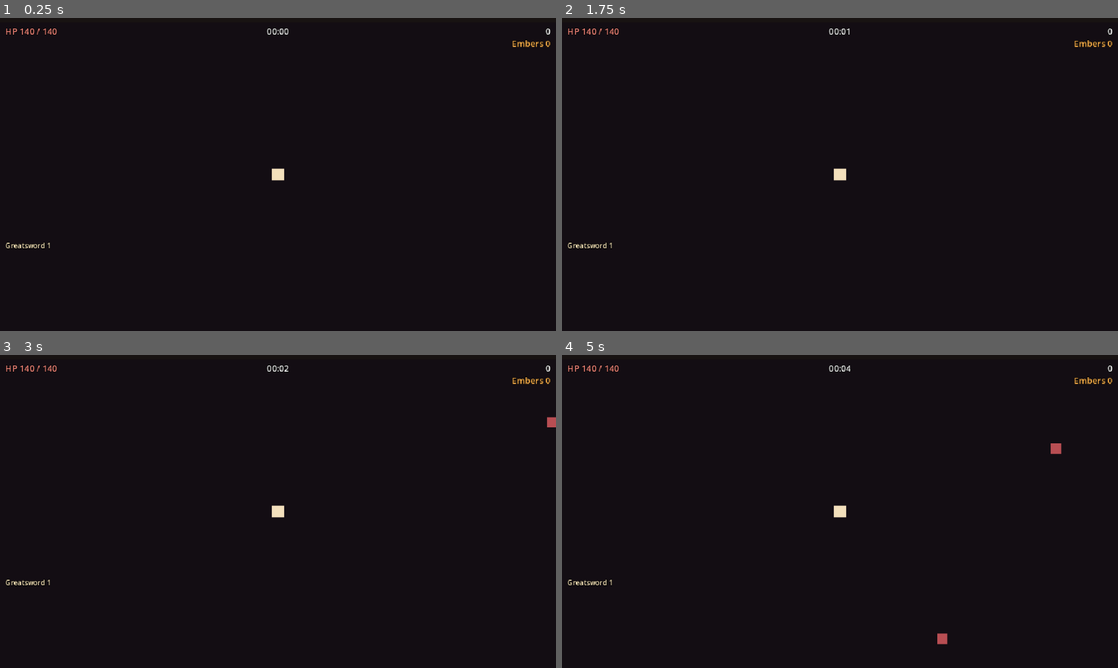
Above: before the commit, frames 1-4 (two rows, left to right).
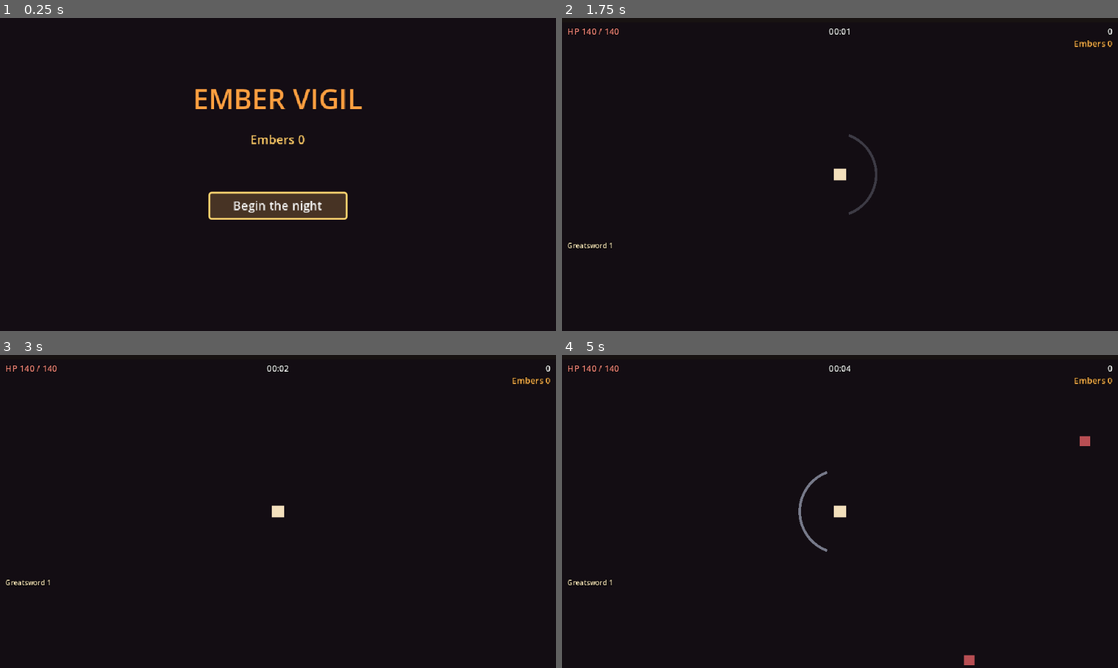
Above: after the commit, the same moments.

Repository: S09Z/ember-vigil-games
Game: Godot game, scene res://main.tscn
The game is run twice, just before and just after one commit, with the same random seed, the same clock (stepped at 60 frames per second) and the same inputs.
Inputs (mouse positions are in pixels of both pictures, inside the frame that each line leads up to):
- Up to frame 1 (0.25 s): no input
- Up to frame 2 (1.75 s): click (840, 205) at 0.5 s, where only the run after the commit has a clickable "Begin the night"; tap Enter at 1.25 s; move the mouse to (962, 158) at 1.27 s; hold D (move_right) from 1.28 s (still down); hold Shift from 1.28 s (still down); click (962, 158) at 1.42 s
- Up to frame 3 (3 s): release D (move_right) at 2 s; release Shift at 2 s; drag from (166, 527) to (250, 574) at 2.02 s; tap Space at 2.75 s; move the mouse to (333, 442) at 2.77 s; hold D (move_right) from 2.78 s (still down); tap Ctrl at 2.85 s
- Up to frame 4 (5 s): release D (move_right) at 3.5 s; drag from (812, 574) to (673, 464) at 3.52 s; move the mouse to (1006, 558) at 4.27 s; hold A (move_left) from 4.28 s (still down); tap 3 at 4.35 s

The runs differ from the first frame. In frame 1, 3.8% of the frame differs, in the area x 1-99%, y 3-74%; in frame 2, 0.2%; in frame 3, less than 0.1%; in frame 4, 0.4%.

Commit message:
M2-3: add the Camp, Run and Results screen switcher
Co-Authored-By: Claude Sonnet 5.5 <noreply@anthropic.com>

Diff:
--- a/main.gd
+++ b/main.gd
@@ -1,17 +1,23 @@
 extends Node2D
 
-## Switches between the screens of the game. M1 only has RUN; Camp and Results
-## arrive in M2, which is why this is a switcher and not a direct load.
+## Switches between the screens of the game: Camp -> Run -> Results -> Camp.
+## Each switch frees the old screen and builds a new one, so nothing from a
+## previous run can leak into the next.
 
-enum Screen { RUN }
+enum Screen { CAMP, RUN, RESULTS }
 
+const CAMP_SCENE: PackedScene = preload("res://ui/camp_screen.tscn")
 const RUN_SCENE: PackedScene = preload("res://run/run.tscn")
+const RESULTS_SCENE: PackedScene = preload("res://ui/results_screen.tscn")
+
+## Embers banked across runs. Memory only; M4 persists it.
+var embers_total: int = 0
 
 var _current: Node = null
 
 
 func _ready() -> void:
-	show_screen(Screen.RUN)
+	show_screen(Screen.CAMP)
 
 
 func show_screen(screen: Screen) -> void:
@@ -19,10 +25,38 @@
 		_current.queue_free()
 		_current = null
 	match screen:
+		Screen.CAMP:
+			var camp: CampScreen = CAMP_SCENE.instantiate()
+			camp.set_embers(embers_total)
+			camp.start_pressed.connect(_on_start_pressed, CONNECT_ONE_SHOT)
+			_current = camp
 		Screen.RUN:
-			_current = RUN_SCENE.instantiate()
+			var run: Run = RUN_SCENE.instantiate()
+			run.run_ended.connect(_on_run_ended, CONNECT_ONE_SHOT)
+			_current = run
+		Screen.RESULTS:
+			var results: ResultsScreen = RESULTS_SCENE.instantiate()
+			results.back_pressed.connect(_on_back_pressed, CONNECT_ONE_SHOT)
+			_current = results
 	add_child(_current)
 
 
 func current_screen() -> Node:
 	return _current
+
+
+func _on_start_pressed() -> void:
+	show_screen(Screen.RUN)
+
+
+func _on_run_ended(summary: RunSummary) -> void:
+	embers_total += summary.embers_total
+	show_screen(Screen.RESULTS)
+	var name_of: Dictionary = {}
+	for def in Run.KNIGHT.class_weapons:
+		name_of[def.id] = def.display_name
+	(_current as ResultsScreen).show_summary(summary, name_of)  # after add_child: @onready labels
+
+
+func _on_back_pressed() -> void:
+	show_screen(Screen.CAMP)
--- a/tests/test_main.gd
+++ b/tests/test_main.gd
@@ -2,15 +2,90 @@
 
 const MAIN_SCENE: PackedScene = preload("res://main.tscn")
 
-func test_main_starts_on_the_run_screen() -> void:
-	var main: Node = MAIN_SCENE.instantiate()
-	add_child_autofree(main)
-	assert_true(main.current_screen() is Run)
+var _main: Node = null
 
-func test_showing_a_screen_again_replaces_the_old_one() -> void:
-	var main: Node = MAIN_SCENE.instantiate()
-	add_child_autofree(main)
-	var first: Node = main.current_screen()
-	main.show_screen(main.Screen.RUN)
-	assert_ne(main.current_screen(), first)
-	assert_true(first.is_queued_for_deletion())
+
+func before_each() -> void:
+	_main = MAIN_SCENE.instantiate()
+	add_child_autofree(_main)
+
+
+func _start_run() -> Run:
+	_main.current_screen().start_pressed.emit()
+	return _main.current_screen() as Run
+
+
+func _die_once_with_embers(_n: int) -> void:
+	var run: Run = _start_run()
+	run.run_state().tick(60.0)  # 4 embers from time
+	(run.get_node("Player") as Player).take_damage(100000.0)
+
+
+func _go_back() -> void:
+	_main.current_screen().back_pressed.emit()
+
+
+func _go_back_noop() -> void:
+	_main.show_screen(_main.Screen.CAMP)
+
+
+func test_main_starts_on_the_camp_screen() -> void:
+	assert_true(_main.current_screen() is CampScreen)
+
+
+func test_pressing_start_enters_a_fresh_run() -> void:
+	var run: Run = _start_run()
+	assert_true(run is Run)
+	assert_eq(run.state, Run.State.RUNNING)
+
+
+func test_death_goes_to_results_and_banks_the_embers() -> void:
+	_die_once_with_embers(4)
+	assert_true(_main.current_screen() is ResultsScreen)
+	assert_eq(_main.embers_total, 4)
+
+
+func test_back_from_results_returns_to_camp_showing_the_total() -> void:
+	_die_once_with_embers(4)
+	_go_back()
+	assert_true(_main.current_screen() is CampScreen)
+	assert_eq((_main.current_screen() as CampScreen).embers_label_text(), "Embers 4")
+
+
+func test_embers_add_up_over_several_runs() -> void:
+	_die_once_with_embers(4)
+	_go_back()
+	_die_once_with_embers(4)
+	assert_eq(_main.embers_total, 8)
+
+
+func test_the_old_screen_is_freed_on_every_switch() -> void:
+	var camp: Node = _main.current_screen()
+	camp.start_pressed.emit()
+	assert_true(camp.is_queued_for_deletion())
+	var run: Node = _main.current_screen()
+	(run.get_node("Player") as Player).take_damage(100000.0)
+	assert_true(run.is_queued_for_deletion())
+	var results: Node = _main.current_screen()
+	results.back_pressed.emit()
+	assert_true(results.is_queued_for_deletion())
+
+
+func test_a_second_and_third_run_start_clean() -> void:
+	for round in 3:
+		var run: Run = _start_run()
+		assert_eq(run.elapsed, 0.0)
+		assert_eq(run.run_state().level, 1)
+		assert_eq(run.run_state().kills, 0)
+		assert_eq(run.run_state().weapon_count(), 1)
+		assert_eq((run.get_node("EnemySystem") as EnemySystem).alive_count(), 0)
+		assert_almost_eq(run.stats().damage_multiplier(), 1.0, 0.0001)
+		(run.get_node("Player") as Player).take_damage(100000.0)
+		_go_back()
+
+
+func test_embers_are_not_changed_by_showing_camp_again() -> void:
+	_die_once_with_embers(4)
+	_go_back()
+	_go_back_noop()
+	assert_eq(_main.embers_total, 4)
Not shown, changed: docs/roadmap.md
Not shown, changed: docs/superpowers/plans/2026-11-06-m2-playable-run.md
